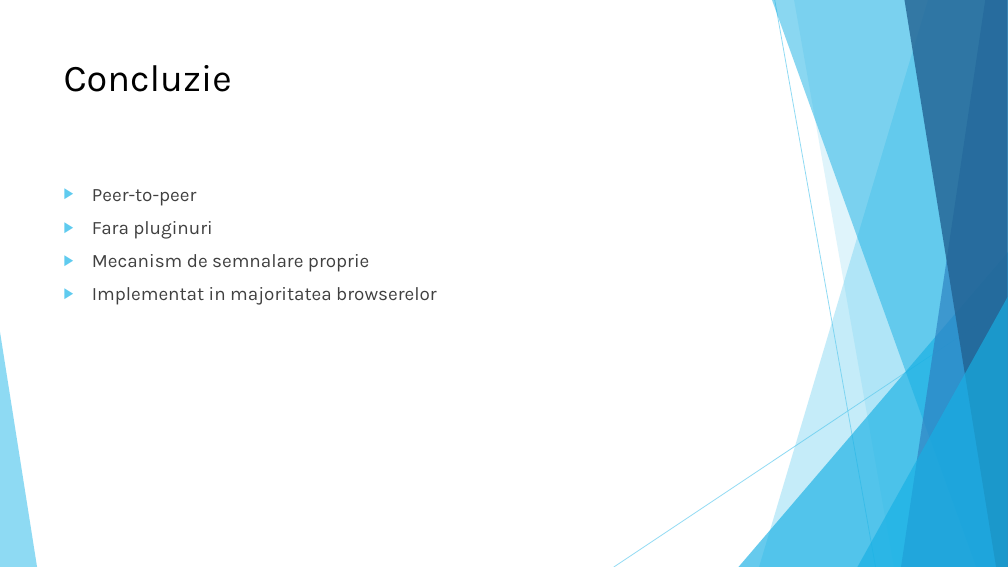
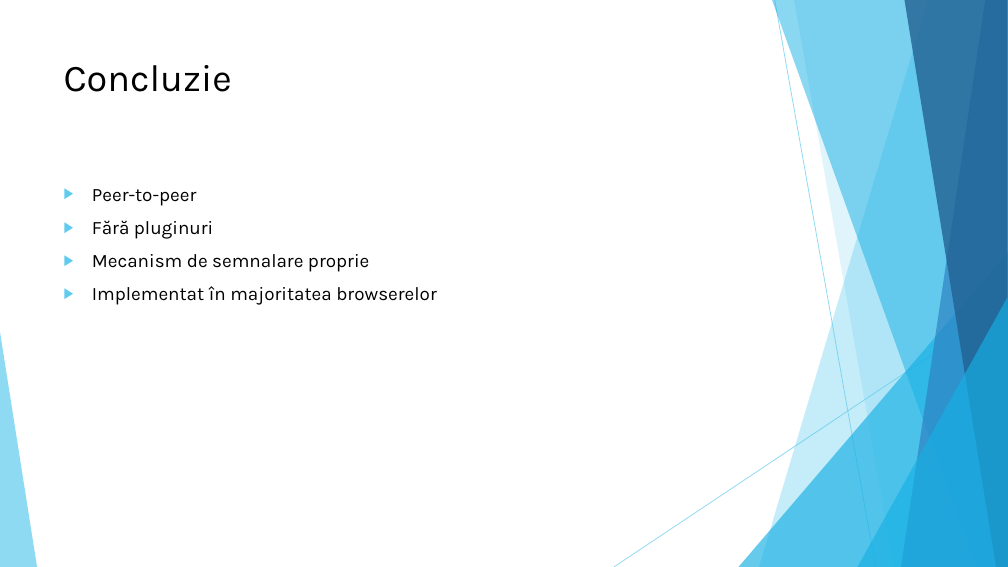
Before and after one commit to Arctigor/webrtc, a slide deck: slide 27 of documentation_ro/licenta_prezentare.pptx. Drawn at 1008x567 pixels with LibreOffice and Linux fonts; fonts in the diff are those of the drawing. Boxes give left, top, right and bottom in pixels: in the first picture for what was removed or moved away, otherwise in the second. Text is boxed around its words. In the diff, an @@ line names an element or a change of style, - is before the commit and + after.

```diff
--- a/documentation_ro/licenta_prezentare.pptx
+++ b/documentation_ro/licenta_prezentare.pptx
@@ text at (x1=92, y1=189, x2=369, y2=272): text colour #404040 to #000000 in "Peer-to-peer", "Mecanism de semnalare proprie" @@
@@ text at (x1=92, y1=220, x2=213, y2=239): text changed; text colour #404040 to #000000 @@
-▶ Fara pluginuri
+▶ Fără pluginuri
@@ text at (x1=92, y1=286, x2=437, y2=305): text changed; text colour #404040 to #000000 @@
-▶ Implementat in majoritatea browserelor
+▶ Implementat în majoritatea browserelor
```
Also in this commit, not shown: 25 other slides changed, 2 other files.
